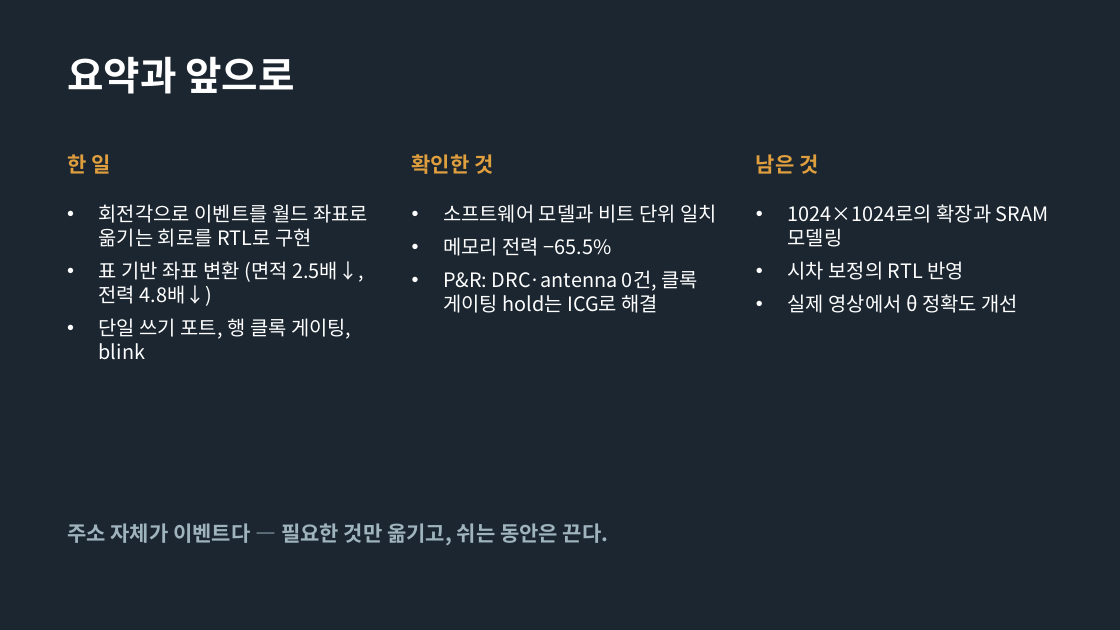
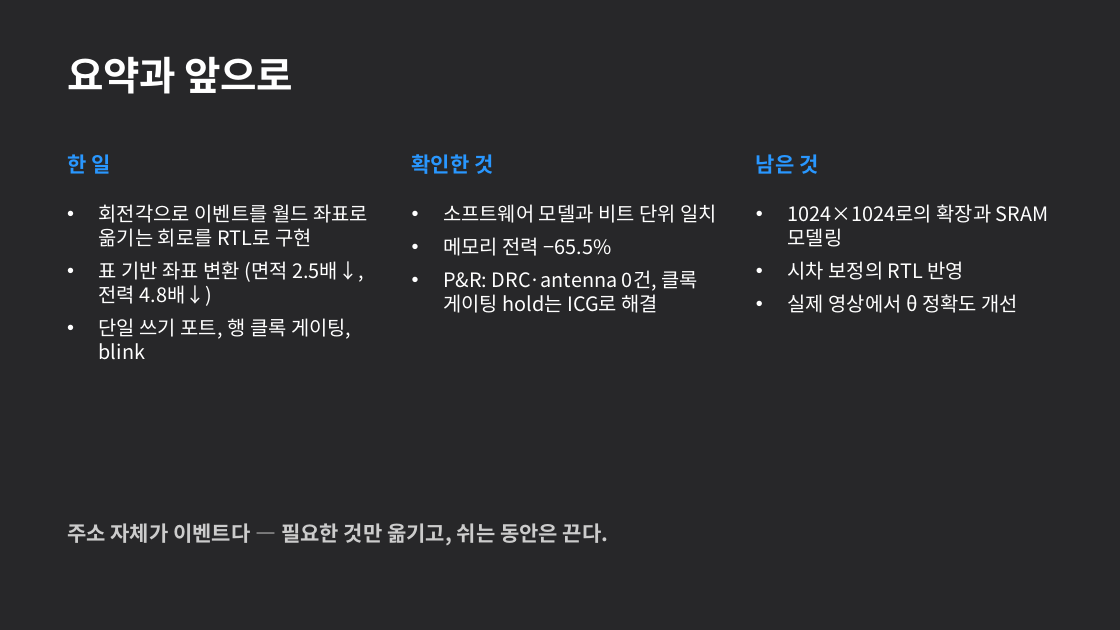
Before and after one commit to GangHeeJo/AI-SEMI, a slide deck: slide 19 of submission/REDRED_2차_발표자료.pptx. Drawn at 1120x630 pixels with LibreOffice and Linux fonts; fonts in the diff are those of the drawing. Boxes give left, top, right and bottom in pixels: in the first picture for what was removed or moved away, otherwise in the second. Text is boxed around its words. In the diff, an @@ line names an element or a change of style, - is before the commit and + after.

```diff
--- a/submission/REDRED_2차_발표자료.pptx
+++ b/submission/REDRED_2차_발표자료.pptx
@@ background #1B2630 to #272729 @@
@@ text "요약과 앞으로" at (x1=67, y1=56, x2=293, y2=94): letter spacing 0 to -0.3 pt @@
@@ text colour #E09F3E to #2997FF in 3 elements at (x1=67, y1=154, x2=110, y2=174), (x1=412, y1=154, x2=493, y2=174), (x1=756, y1=154, x2=818, y2=174) @@
@@ text "주소 자체가 이벤트다 — 필요한 ..." at (x1=67, y1=523, x2=608, y2=545): text colour #9FB4BD to #CCCCCC @@
```
Also in this commit, not shown: 18 other slides changed, 13 other files.
